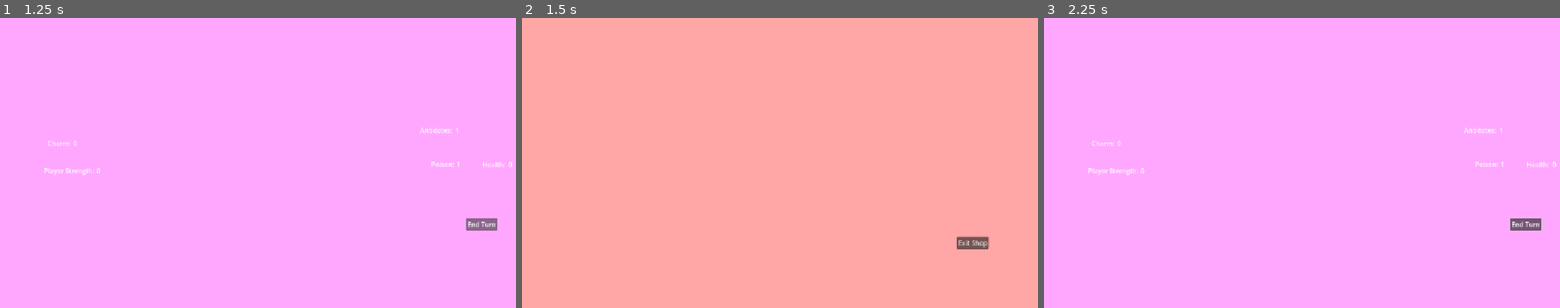
Above: before the commit, frames 1-3 (left to right).
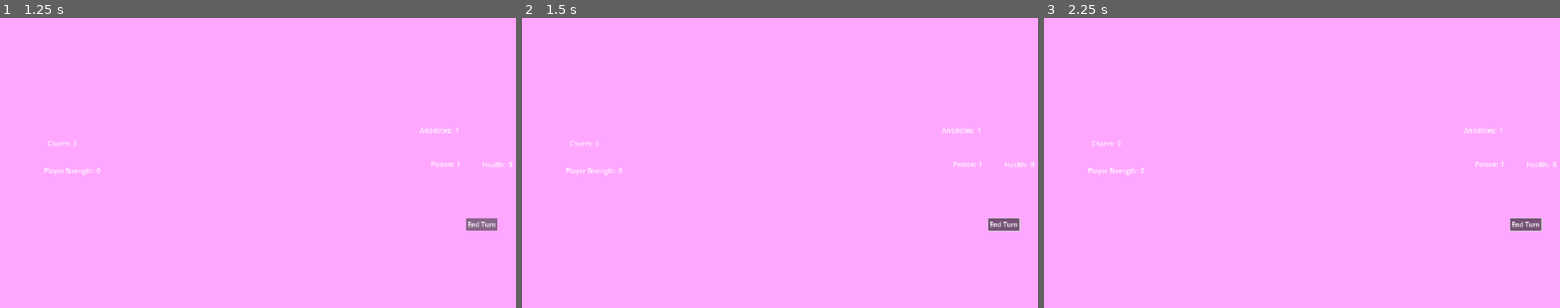
Above: after the commit, the same moments.

Repository: Novali91/Snakeeyes
Game: Godot game, scene res://01_Managers/01_StateManager/top_state_machine.tscn
Two runs of this game, one before a commit and one after it. Both use one fixed random seed, a clock stepped at 60 frames per second and the inputs below.
Inputs (mouse positions are in pixels of both pictures, inside the frame that each line leads up to):
- Up to frame 1 (1.25 s): click "End Turn" at 0.5 s
- Up to frame 2 (1.5 s): tap Enter at 1.25 s; move the mouse to (893, 148) at 1.27 s; hold Right (right) from 1.28 s (still down); click (893, 148) at 1.42 s
- Up to frame 3 (2.25 s): tap Space at 2 s; move the mouse to (1198, 177) at 2.02 s; release Right (right) at 2.03 s; hold Left (left) from 2.03 s (still down)

Frame 1 is identical in both runs. In frame 2, 100% of the frame differs, in the area x 0-100%, y 0-100%; in frame 3, nothing differs.

Commit message:
state changes

Diff:
--- a/01_Managers/01_StateManager/01_States/01_SetupTurn/setup_turn_state.gd
+++ b/01_Managers/01_StateManager/01_States/01_SetupTurn/setup_turn_state.gd
@@ -5,7 +5,9 @@
 	pass
 
 func enter() -> void:
-	pass
+	sm.camera_manager.camera_locked = true
+	_reset_stats()
+	sm.switch_state(sm.States.PLAY)
 
 func exit() -> void:
 	pass
@@ -15,3 +17,12 @@
 
 func physics_tick(_delta: float) -> void:
 	pass
+
+func _reset_stats() -> void:
+	sm.game_stats.poison = 1
+	sm.game_stats.strength = 0
+	sm.game_stats.charm = 0
+
+	sm.poison_bar.set_value(sm.game_stats.poison)
+	sm.player_strength.set_value(sm.game_stats.strength)
+	sm.charm_overlay.set_value(sm.game_stats.charm)
--- a/01_Managers/01_StateManager/01_States/02_Play/play_state.gd
+++ b/01_Managers/01_StateManager/01_States/02_Play/play_state.gd
@@ -17,7 +17,7 @@
 	pass
 
 func _draw_cards(num: int) -> void:
-	sm.camera_locked = true
+	pass
 	# get cards from deck manager
 	# check if we need to reshuffle
 	# give them to hand manager
--- a/01_Managers/01_StateManager/top_state_machine.gd
+++ b/01_Managers/01_StateManager/top_state_machine.gd
@@ -10,9 +10,7 @@
 	PASS_OUT,
 }
 
-var current_state: int = States.SETUP_TURN
-
-var camera_locked: bool
+var current_state: int
 
 @onready var _state_logic_dict: Dictionary[int, TopState] = {
 	States.SETUP_TURN: $States/SetupTurnState,
@@ -33,32 +31,26 @@
 @onready var end_turn_button: EndTurnButton = %EndTurnButton
 @onready var exit_shop_button: ExitShopButton = %ExitShopButton
 
+@onready var game_stats: GameStats = $GameStats
 @onready var camera_manager: CameraManager = %CameraManager
-
 
 func _ready() -> void:
 	for state: TopState in _state_logic_dict.values():
 		state.sm = self
 		state.setup()
 
+	switch_state(States.SETUP_TURN)
+
 func _process(delta: float) -> void:
 	_current_state_logic.process_tick(delta)
-
-	if not camera_locked:
-		_check_camera_input()
 
 func _physics_process(delta: float) -> void:
 	_current_state_logic.physics_tick(delta)
 
 func switch_state(new_state: int) -> void:
-	_current_state_logic.exit()
+	if _current_state_logic:
+		_current_state_logic.exit()
+
 	current_state = new_state
 	_current_state_logic = _state_logic_dict[current_state]
 	_current_state_logic.enter()
-
-func _check_camera_input() -> void:
-	if Input.is_action_just_pressed("left"):
-		camera_manager.swipe_left()
-
-	elif Input.is_action_just_pressed("right"):
-		camera_manager.swipe_right()
--- a/01_Managers/06_CameraManager/camera_manager.gd
+++ b/01_Managers/06_CameraManager/camera_manager.gd
@@ -2,6 +2,8 @@
 extends Node2D
 
 signal done_moving()
+
+var camera_locked: bool
 
 @onready var camera: Camera2D = $Camera2D
 
@@ -9,6 +11,15 @@
 
 func _ready() -> void:
 	camera.global_position = Vector2(1280 * 1.5, 720 / 2.)
+
+func _process(_delta: float) -> void:
+	if camera_locked: return
+
+	if Input.is_action_just_pressed("left"):
+		_swipe_left()
+
+	elif Input.is_action_just_pressed("right"):
+		_swipe_right()
 
 func move_screen(screen_ind: int) -> void:
 	if screen_ind == _current_ind:
@@ -19,12 +30,12 @@
 	camera.global_position.x = (_current_ind + 0.5) * 1280
 	done_moving.emit()
 
-func swipe_left() -> void:
+func _swipe_left() -> void:
 	var new_ind = _current_ind - 1
 	if new_ind >= 0:
 		move_screen(new_ind)
 
-func swipe_right() -> void:
+func _swipe_right() -> void:
 	var new_ind = _current_ind + 1
 	if new_ind < 3:
 		move_screen(new_ind)
--- a/03_VisualInputOutput/05_PlayerStrength'/player_strength.gd
+++ b/03_VisualInputOutput/05_PlayerStrength'/player_strength.gd
@@ -3,5 +3,5 @@
 
 @onready var input: Label = $Input
 
-func set_health(val: int) -> void:
+func set_value(val: int) -> void:
 	input.text = str(val)
